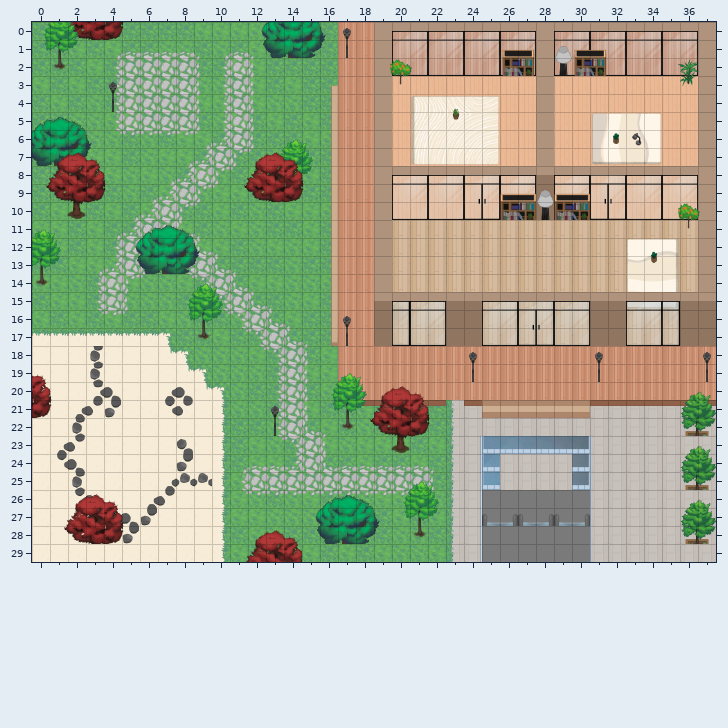
An edit to a level. Tiled map (JSON), v1-wa-mapdescercles.tmj. This is how it looked before the edit.
Cells are 32x32 px. Shown: x 0..37, y 0..29. Not drawn, because the pictures are missing: unchanged layers "furniture/furniture1", "furniture/furniture2".
Once edited:
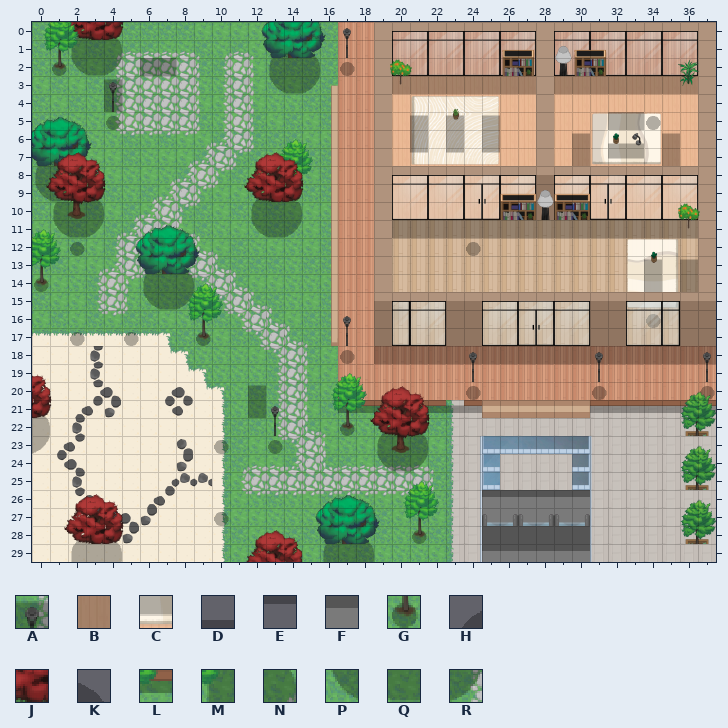
Key: from "TEST_AssetVillage": A 3156, B 3212, C 3215 flipped up-down, D 3279 flipped up-down, E 3284, F 3343, G 3345, H 3347, J 3348, K 3349, L 3407, M 3411, N 3413, P 3475, Q 3476, R 3477.
_ is an empty cell.
See-through tiles are keyed as they look on the map.
Commit: Ombre map des cercles
Diff:
Layer "Shadow":
Tile A is added in row 3 at x 4; in row 5 at x 21, 23 and 25; in row 6 at x 30 and 35; in row 13 at x 34 and 36; in row 20 at x 12.
Tile B is added in row 1 at x 3; in row 2 at x 6 to 7 and 14; in row 3 at x 20 to 27 and 29 to 36; in row 4 at x 4; in row 5 at x 32 to 33; in row 6 at x 21, 23 and 25.
Tile B is added in row 7 at x 30 and 35; in row 8 at x 1; in row 10 at x 2 and 13; in row 11 at x 20 to 36; in row 14 at x 7, 34 and 36; in row 18 at x 19 to 37.
Tile B is added in row 21 at x 12; in row 23 at x 20; in row 28 at x 25 to 30; in row 29 at x 3 and 17.
Tile C is added in row 7 at x 32 to 33.
Tile D is added in row 6 at x 32 to 33.
Tile E is added in row 7 at x 21, 23 and 25.
Tile F is added in row 26 at x 25 to 30; in row 29 at x 25 to 30.
Tile G is added in row 2 at x 1 and 17; in row 5 at x 4 and 34; in row 9 at x 14; in row 12 at x 2 and 24; in row 14 at x 0; in row 16 at x 34.
Tile G is added in row 17 at x 2, 5 and 9; in row 18 at x 17; in row 20 at x 24, 31 and 37; in row 22 at x 17; in row 23 at x 10 and 13; in row 27 at x 10.
Tile G is added in row 28 at x 21.
Tile H is added in row 0 at x 2; in row 9 at x 12; in row 22 at x 19; in row 28 at x 2.
Tile J is added in row 0 at x 3; in row 1 at x 14; in row 7 at x 1; in row 9 at x 13; in row 13 at x 7; in row 22 at x 20.
Tile J is added in row 28 at x 3 and 17.
Tile K is added in row 0 at x 4; in row 1 at x 15; in row 9 at x 3; in row 13 at x 8; in row 21 at x 0; in row 22 at x 21.
Tile K is added in row 28 at x 4 and 18.
Tile L is added in row 21 at x 17 to 19, 21 to 24 and 31 to 37.
Tile M is added in row 1 at x 2; in row 2 at x 13; in row 8 at x 0; in row 10 at x 1 and 12; in row 14 at x 6; in row 23 at x 19.
Tile M is added in row 29 at x 2 and 16.
Tile N is added in row 1 at x 4; in row 2 at x 15; in row 8 at x 2; in row 10 at x 3 and 14; in row 14 at x 8; in row 22 at x 0.
Tile N is added in row 23 at x 21; in row 29 at x 4 and 18.
Tile P is added in row 2 at x 2; in row 3 at x 13; in row 9 at x 0; in row 11 at x 1 and 12; in row 15 at x 6; in row 24 at x 19.
Tile Q is added in row 2 at x 3; in row 3 at x 14; in row 9 at x 1; in row 11 at x 2 and 13; in row 15 at x 7; in row 24 at x 20.
Tile R is added in row 2 at x 4; in row 3 at x 15; in row 11 at x 3 and 14; in row 15 at x 8; in row 23 at x 0; in row 24 at x 21.
